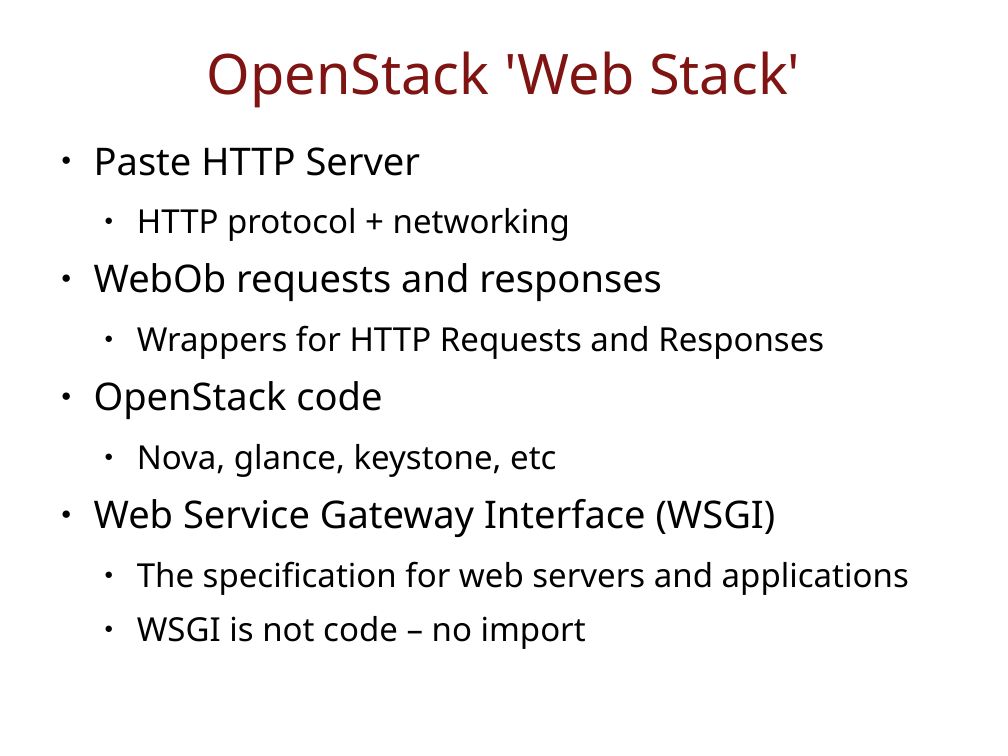
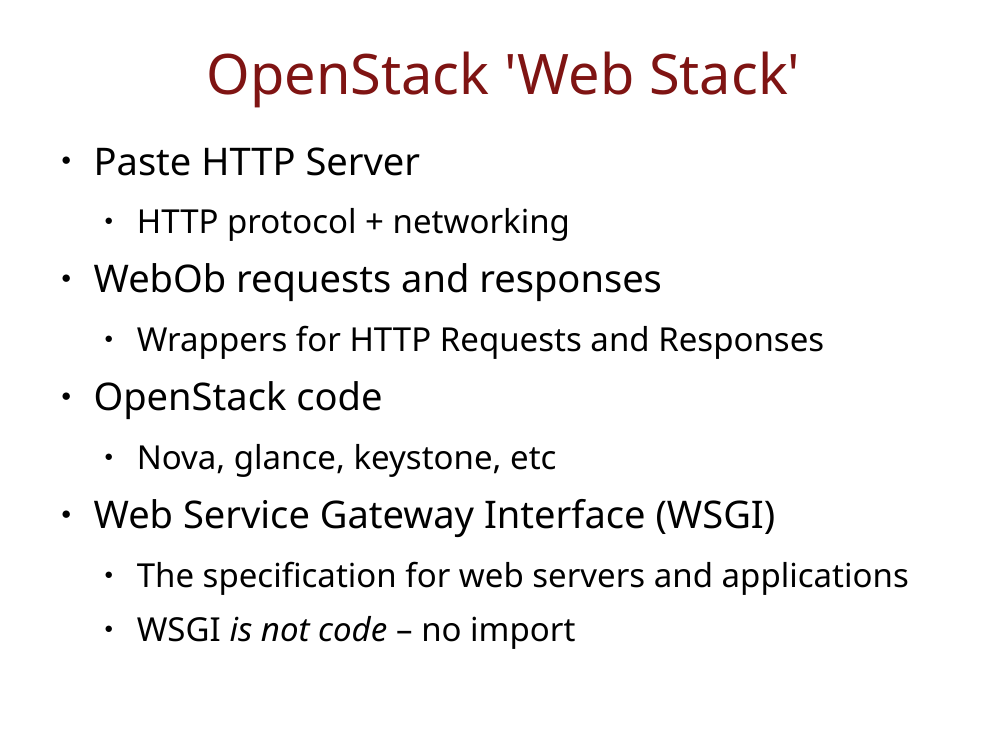
Before and after one commit to lhrc-mikeyp/Presentations, a slide deck: slide 12 of openstack_api_wsgi/OpenStack_WSGI.odp. Drawn at 1008x756 pixels with LibreOffice and Linux fonts; fonts in the diff are those of the drawing. Boxes give left, top, right and bottom in pixels: in the first picture for what was removed or moved away, otherwise in the second. Text is boxed around its words. In the diff, an @@ line names an element or a change of style, - is before the commit and + after.

Commit message:
Update OpenStack API+WSGI presentation
Some minor changes based on feedback during the first live talk.

```diff
--- a/openstack_api_wsgi/OpenStack_WSGI.odp
+++ b/openstack_api_wsgi/OpenStack_WSGI.odp
@@ text at [137, 616, 575, 649]: italic on in "is not code" @@
```
Also in this commit, not shown: 5 other slides changed, 5 other files.
